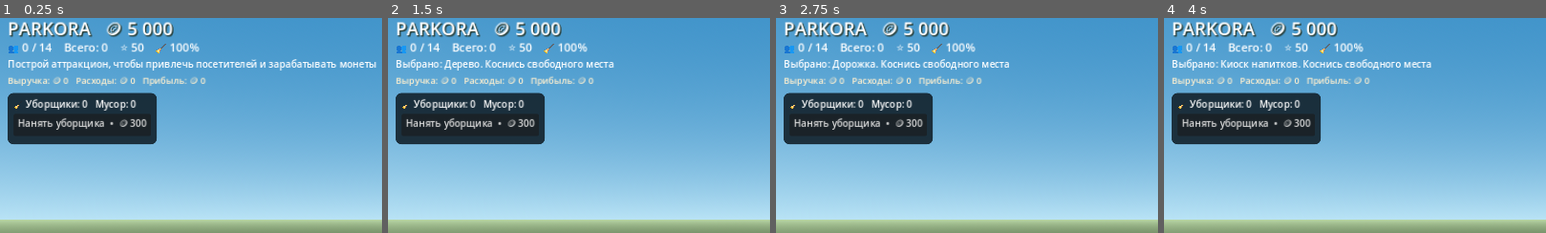
Above: before the commit, frames 1-4 (left to right).
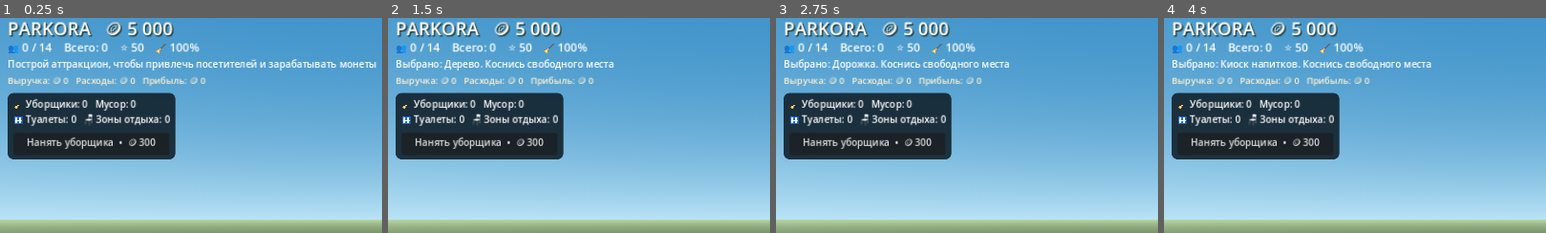
Above: after the commit, the same moments.

Repository: uchihabaha05-del/PARKORA
Game: Godot game, scene res://scenes/main.tscn
Same seed, same stepped clock (60 frames per second), same inputs: the game is played once before the commit and once after it.
Inputs:
- Up to frame 1 (0.25 s): no input
- Up to frame 2 (1.5 s): click "Карусель 🪙 1 200" at 0.5 s; click "Дерево 🪙 100" at 1.25 s
- Up to frame 3 (2.75 s): click "Дорожка 🪙 25" at 2 s
- Up to frame 4 (4 s): click "Еда 🍔 🪙 650" at 2.75 s; click "Напитки 🥤 🪙 500" at 3.5 s
The pictures show only the part of the screen within x 1-51%, y 3-53%; the shares and areas given below are measured in that part.

The runs differ from the first frame. In frame 1, 6.2% of the frame differs, in the area x 2-46%, y 34-66%; in frame 2, 6.2%; in frame 3, 6.2%; in frame 4, 6.2%.

Commit message:
Polish facility selection and management HUD

Diff:
--- a/scripts/main.gd
+++ b/scripts/main.gd
@@ -1172,17 +1172,17 @@
 			best_route = candidate_route
 	for facility_index in range(facilities.size()):
 		var facility_kind: String = facilities[facility_index]["kind"]
-		var need_level := float(visitor.get("hygiene", 0.0)) if facility_kind == "toilet" else float(visitor.get("rest", 0.0))
-		var price := 8 if facility_kind == "toilet" else 6
-		if need_level < 30.0 or price > int(visitor.get("willingness_to_pay", 35)):
+		var facility_need_level := float(visitor.get("hygiene", 0.0)) if facility_kind == "toilet" else float(visitor.get("rest", 0.0))
+		var facility_price := 8 if facility_kind == "toilet" else 6
+		if facility_need_level < 30.0 or facility_price > int(visitor.get("willingness_to_pay", 35)):
 			continue
 		var facility_position: Vector3 = facilities[facility_index]["position"]
 		var candidate_route := _find_path(person.position, facility_position + Vector3(0, 0, 2.0))
 		if candidate_route.is_empty():
 			continue
-		var score := need_level - person.position.distance_to(facility_position) * 0.5
-		if score > best_score:
-			best_score = score
+		var facility_score := facility_need_level - person.position.distance_to(facility_position) * 0.5
+		if facility_score > best_score:
+			best_score = facility_score
 			best_kind = facility_kind
 			best_index = facility_index
 			best_route = candidate_route
@@ -1302,12 +1302,20 @@
 	if ride_panel != null and ride_panel.visible:
 		_update_ride_panel()
 	if staff_label != null:
-		staff_label.text = "🧹 Уборщики: " + str(cleaners) + "   Мусор: " + str(litter_nodes.size())
+		staff_label.text = "🧹 Уборщики: " + str(cleaners) + "   Мусор: " + str(litter_nodes.size()) + "\n🚻 Туалеты: " + str(_count_facilities("toilet")) + "   🪑 Зоны отдыха: " + str(_count_facilities("rest"))
 	if hire_cleaner_button != null:
 		hire_cleaner_button.disabled = coins < 300
 	if economy_label != null:
 		var net_profit := total_income - total_expenses
 		economy_label.text = "Выручка: 🪙 " + _format_number(total_income) + "   Расходы: 🪙 " + _format_number(total_expenses) + "   Прибыль: 🪙 " + _format_number(net_profit)
+
+
+func _count_facilities(kind: String) -> int:
+	var count := 0
+	for facility in facilities:
+		if facility.get("kind", "") == kind:
+			count += 1
+	return count
 
 
 func _total_queued_visitors() -> int:
